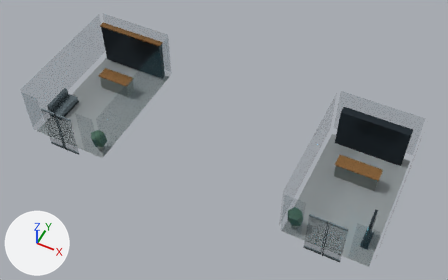
The glTF model ui/3d/system-world/v3/lobby-integrations.lod2.glb, before and after one commit.
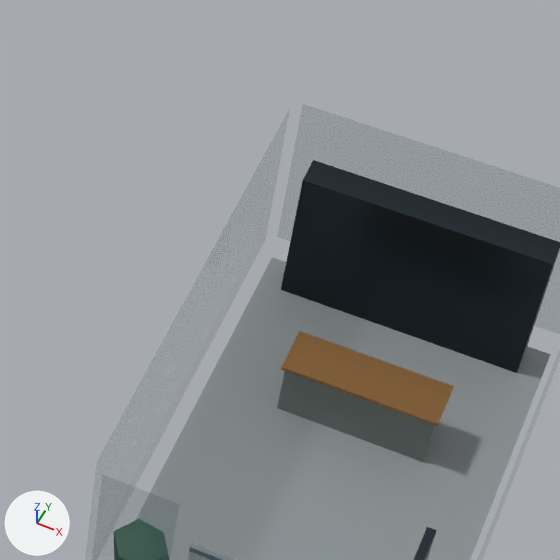
Old and new are each drawn whole from a camera (50 mm lens) standing at (11.07, -21.54, 28.48) and looking at (0.52, -0.45, 2.12) and again close up on the part from 57% to 92% of the width and 22% to 78% of the height. The axes (+X, +Y, +Z) are drawn at lower left. The lights are the same throughout. The last two pictures show the newer version. Where no turn or scale is listed for an object, it has been applied to the vertices. Vertices at exactly the same position are counted once.
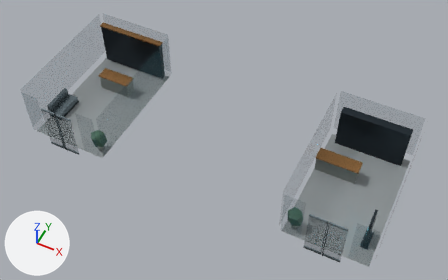
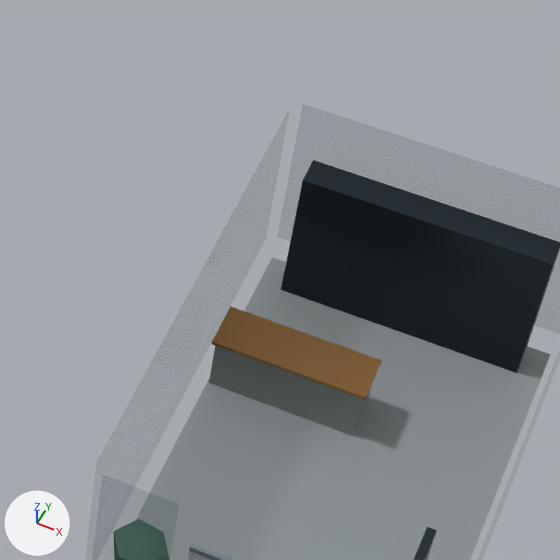
What differs and where, as boxes (x1, y1, x2, y2) in the close-ups (560 x 560 px; the box of a moved part takes in the faces that stretch with it):
part 1 of me_mesh_4, moved or reshaped
    before: (281, 331, 454, 426)
    after: (212, 306, 382, 400)
part 2 of me_mesh_4, moved or reshaped
    before: (277, 371, 440, 462)
    after: (209, 346, 372, 436)

The change in detail:
me_mesh_4 has 218 vertices, 288 faces and spans x 0.0..21.1, y -8.1..0.0, z 0.9..4.3.
me_mesh_4 is used by ob_mesh_4; location (-10.55, 4.05, 0.0).
me_mesh_4 part 1: the loose piece of 8 vertices spanning x 17.3..19.8, y -3.3..-2.4, z 1.9..2.0 is moved by (-1.2, 0.0, 0.0).
me_mesh_4 part 2: the loose piece of 8 vertices spanning x 17.3..19.8, y -3.2..-2.5, z 0.9..1.9 is moved by (-1.2, 0.0, 0.0).
